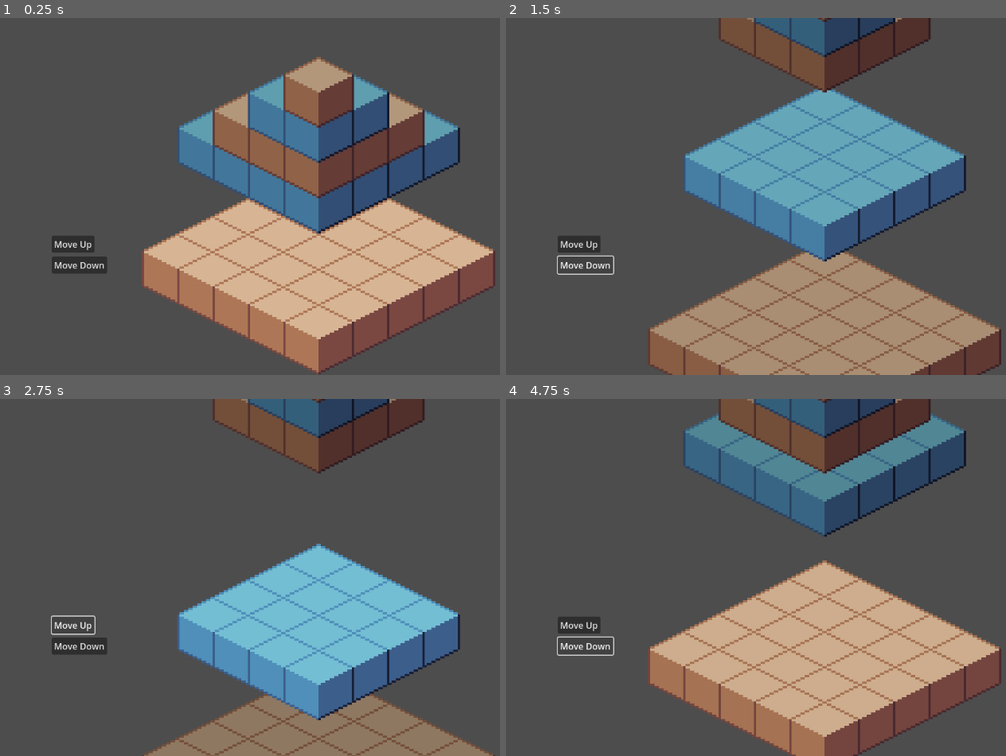
Above: before the commit, frames 1-4 (two rows, left to right).
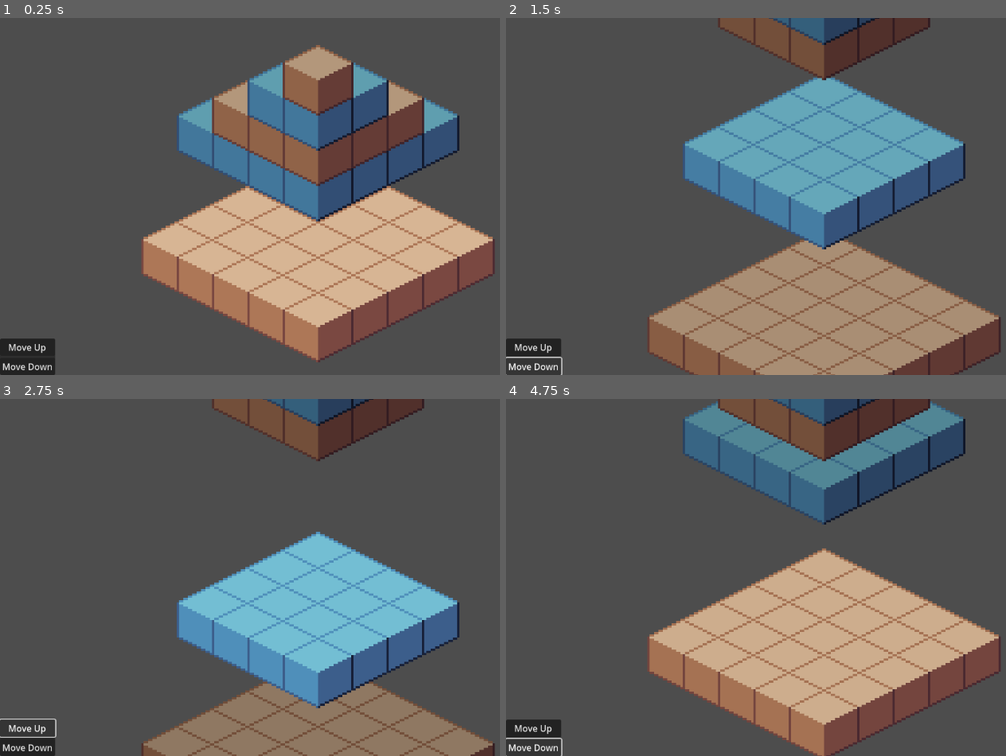
Above: after the commit, the same moments.

Repository: austin226/godot-isometric-demo
Game: Godot game, scene res://level.tscn
Same seed, same stepped clock (60 frames per second), same inputs: the game is played once before the commit and once after it.
Inputs:
- Up to frame 1 (0.25 s): no input
- Up to frame 2 (1.5 s): click "Move Up" at 0.5 s; click "Move Down" at 1.25 s
- Up to frame 3 (2.75 s): click "Move Up" at 2 s
- Up to frame 4 (4.75 s): click "Move Down" at 2.75 s; click "Move Up" at 3.5 s; click "Move Down" at 4.25 s

The runs differ from the first frame. In frame 1, 21% of the frame differs, in the area x 0-100%, y 7-100%; in frame 2, 19%; in frame 3, 15%; in frame 4, 20%.

Commit message:
Create HUD and add more sprites

Diff:
--- a/level.tscn
+++ b/level.tscn
@@ -4,64 +4,45 @@
 [ext_resource type="PackedScene" uid="uid://canaeesa8apf4" path="res://grid/ground.tscn" id="1_kagpb"]
 [ext_resource type="Script" path="res://grid/grid.gd" id="1_nhihr"]
 [ext_resource type="PackedScene" uid="uid://dkq3jtv06n6ar" path="res://grid/blue_tile.tscn" id="3_1bogi"]
-[ext_resource type="Script" path="res://ui/layer_change_button.gd" id="5_8jfym"]
+[ext_resource type="PackedScene" uid="uid://be2pa1uscf3qa" path="res://ui/hud.tscn" id="5_7edxj"]
 
 [node name="Level" type="Node2D"]
 script = ExtResource("1_6rlb7")
 
 [node name="Camera2D" type="Camera2D" parent="."]
-position = Vector2(0, -259)
+position = Vector2(0, -237)
 
 [node name="Grid" type="Node2D" parent="."]
 unique_name_in_owner = true
-position = Vector2(1, 0)
 script = ExtResource("1_nhihr")
 
 [node name="Ground" parent="Grid" instance=ExtResource("1_kagpb")]
 
 [node name="Floor1" parent="Grid" instance=ExtResource("1_kagpb")]
-position = Vector2(0, -448)
+position = Vector2(0, -64)
 width = 4
 height = 4
 tile_prefab = ExtResource("3_1bogi")
 layer_number = 1
 
 [node name="Floor2" parent="Grid" instance=ExtResource("1_kagpb")]
-position = Vector2(0, -512)
+position = Vector2(0, -128)
 width = 3
 height = 3
 layer_number = 2
 
 [node name="Floor3" parent="Grid" instance=ExtResource("1_kagpb")]
-position = Vector2(0, -576)
+position = Vector2(0, -192)
 width = 2
 height = 2
 tile_prefab = ExtResource("3_1bogi")
 layer_number = 3
 
 [node name="Floor4" parent="Grid" instance=ExtResource("1_kagpb")]
-position = Vector2(0, -640)
+position = Vector2(0, -256)
 width = 1
 height = 1
 layer_number = 4
 
-[node name="HUD" type="CanvasLayer" parent="."]
-follow_viewport_enabled = true
-
-[node name="MoveUp" type="Button" parent="HUD"]
-offset_left = -482.0
-offset_top = -188.0
-offset_right = -474.0
-offset_bottom = -180.0
-text = "Move Up"
-script = ExtResource("5_8jfym")
-layer_delta = 1
-
-[node name="MoveDown" type="Button" parent="HUD"]
-offset_left = -482.0
-offset_top = -150.0
-offset_right = -382.0
-offset_bottom = -119.0
-text = "Move Down"
-script = ExtResource("5_8jfym")
-layer_delta = -1
+[node name="HUD" parent="." instance=ExtResource("5_7edxj")]
+follow_viewport_enabled = false
--- /dev/null
+++ b/ui/hud.tscn
@@ -0,0 +1,29 @@
+[gd_scene load_steps=2 format=3 uid="uid://be2pa1uscf3qa"]
+
+[ext_resource type="Script" path="res://ui/layer_change_button.gd" id="1_4213n"]
+
+[node name="HUD" type="CanvasLayer"]
+follow_viewport_enabled = true
+
+[node name="LayerChangePanel" type="PanelContainer" parent="."]
+anchors_preset = 2
+anchor_top = 1.0
+anchor_bottom = 1.0
+offset_top = -40.0
+offset_right = 40.0
+grow_vertical = 0
+
+[node name="VBoxContainer" type="VBoxContainer" parent="LayerChangePanel"]
+layout_mode = 2
+
+[node name="MoveUp" type="Button" parent="LayerChangePanel/VBoxContainer"]
+layout_mode = 2
+text = "Move Up"
+script = ExtResource("1_4213n")
+layer_delta = 1
+
+[node name="MoveDown" type="Button" parent="LayerChangePanel/VBoxContainer"]
+layout_mode = 2
+text = "Move Down"
+script = ExtResource("1_4213n")
+layer_delta = -1
Binary file added: sprite/arrow-down-inactive.png
Not shown, added: sprite/arrow-down-inactive.png.import
Binary file added: sprite/arrow-down.png
Not shown, added: sprite/arrow-down.png.import
Binary file added: sprite/arrow-up-inactive.png
Not shown, added: sprite/arrow-up-inactive.png.import
Binary file added: sprite/arrow-up.png
Not shown, added: sprite/arrow-up.png.import
Binary file removed: sprite/floor1.aseprite
Binary file removed: sprite/floor2.aseprite
Binary file removed: sprite/palette.aseprite
Binary file added: sprite/pause-inactive.png
(and 5 more such lines)
